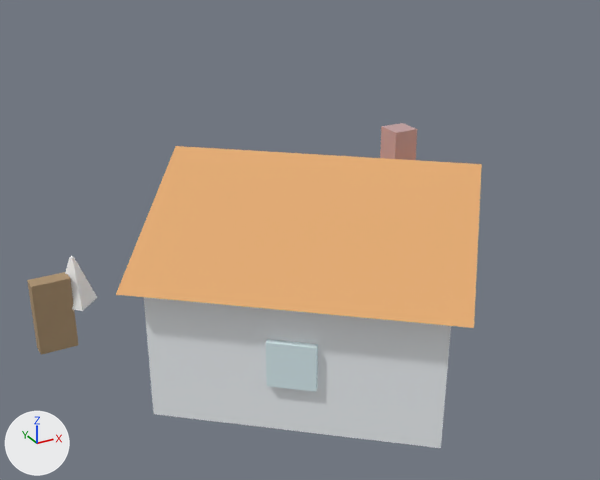
One commit to the glTF model village/house_hermes.glb: the scene before it, then after it.
Both versions are drawn from a camera (50 mm lens) standing at (-8.89, -15.09, 10.43) and looking at (-0.7, -0.19, 2.98). Lighting does not change. The marker at lower left points along +X, +Y and +Z. The first picture is the older version. Where no turn or scale is listed for an object, it has been applied to the vertices.

The first picture shows 'hermes_atap.001', 'hermes_cerobong.001', 'hermes_dinding.001', 'hermes_jendela_-1.001', 'hermes_rak_kiri.001', 'hermes_sayap_kiri.001'.
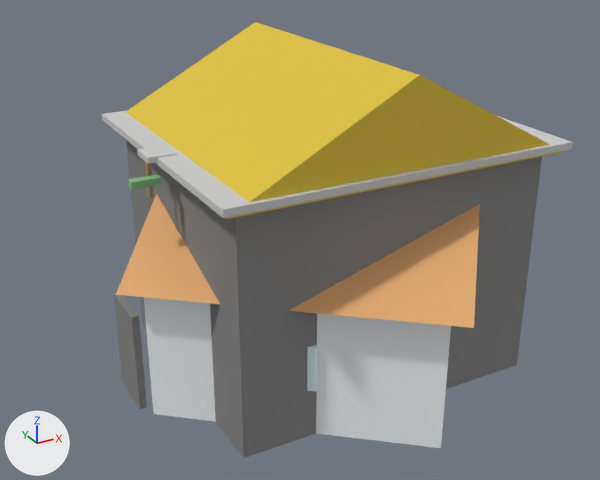
Pixel boxes [x1, y1, x2, y2] of what changed, in the pictures (600 x 480 px):
'hermes_dinding.003', added: after [126, 140, 542, 458]
'hermes_atap.003', added (yellow): after [126, 22, 563, 219]
'hermes_landing.001', added: after [102, 111, 573, 218]
'hermes_rak_kiri.001', deleted (beige): before [27, 272, 78, 355]
'hermes_pintu_samping.001', added: after [113, 293, 147, 409]
'hermes_sayap_kiri.001', deleted: before [65, 256, 97, 311]
'hermes_landing_tebing.001', added: after [137, 145, 177, 164]
'hermes_papan.001', added: after [128, 174, 162, 190]
'hermes_tiang_surat.001', added: after [145, 162, 153, 198]
'hermes_atap.001', unchanged, covered by the edit: before [116, 146, 482, 328]; after [116, 194, 480, 328]
'hermes_jendela_-1.001', unchanged, covered by the edit: before [266, 339, 318, 392]; after [307, 344, 318, 392]
'hermes_cerobong.001', unchanged, covered by the edit: before [380, 123, 417, 160]

The change, as a diff of the scene's bpy script:
```diff
--- a/village/house_hermes.glb.py
+++ b/village/house_hermes.glb.py
@@ mat_daun @@
+mat_daun = principled_material('daun')
+mat_daun.base_color = (0.227, 0.478, 0.227)  # green #83b883
+mat_daun.roughness = 0.85
@@ mat_besi @@
+mat_besi = principled_material('besi')
+mat_besi.base_color = (0.227, 0.227, 0.227)  # grey #838383
+mat_besi.roughness = 0.85
@@ mat_batu @@
+mat_batu = principled_material('batu')
+mat_batu.base_color = (0.604, 0.604, 0.604)  # light grey #cccccc
+mat_batu.roughness = 0.85
@@ mat_atap @@
+mat_atap = principled_material('atap')
+mat_atap.base_color = (0.722, 0.525, 0.0431)  # yellow #ddc03b
+mat_atap.roughness = 0.85
@@ me_cube_734 @@
+me_cube_734.from_pydata(...)  # a box spanning x -0.3..0.3, y -0.1..0.1, z -0.075..0.075
+me_cube_734.materials.append(mat_daun)  # green #83b883
@@ me_cylinder_492 @@
+me_cylinder_492.from_pydata(...)  # a 12-sided cylinder along z spanning x -0.06..0.06, y -0.06..0.06, z -0.45..0.45
+me_cylinder_492.materials.append(mat_rak)  # beige #ad9371
@@ me_cube_732 @@
+me_cube_732.from_pydata(...)  # a box spanning x -0.08..0.08, y -0.6..0.6, z -1.1..1.1
+me_cube_732.materials.append(mat_besi)  # grey #838383
@@ me_cube_730 @@
+me_cube_730.from_pydata(...)  # a box spanning x -0.3..0.3, y -0.3..0.3, z -0.06..0.06
+me_cube_730.materials.append(mat_batu)  # light grey #cccccc
@@ me_cube_729 @@
+me_cube_729.from_pydata(...)  # a box spanning x -3.9..3.9, y -3.4..3.4, z -0.08..0.08
+me_cube_729.materials.append(mat_batu)  # light grey #cccccc
@@ me_hermes_atap_mesh_005 @@
+me_hermes_atap_mesh_005.from_pydata([(-3.8, -3.3, 0.0), (3.8, -3.3, 0.0), (3.8, 3.3, 0.0), (-3.8, 3.3, 0.0), (0.0, -3.3, 2.0), (0.0, 3.3, 2.0)], [], [(0, 1, 4), (2, 3, 5), (1, 2, 5), (1, 5, 4), (3, 0, 4), (3, 4, 5), (0, 3, 2), (0, 2, 1)])
+me_hermes_atap_mesh_005.materials.append(mat_atap)  # yellow #ddc03b
@@ me_cube_728 @@
+me_cube_728.from_pydata(...)  # a box spanning x -3.5..3.5, y -3.0..3.0, z -2.6..2.6
+me_cube_728.materials.append(mat_besi)  # grey #838383
@@ ob_hermes_rak_kiri_001 @@
-ob_hermes_rak_kiri_001 = bpy.data.objects.new('hermes_rak_kiri.001', me_cube_467)
-ob_hermes_rak_kiri_001.location = (-5.63, 2.99, 0.9)
@@ ob_hermes_sayap_kiri_001 @@
-ob_hermes_sayap_kiri_001 = bpy.data.objects.new('hermes_sayap_kiri.001', me_cone_218)
-ob_hermes_sayap_kiri_001.location = (-5.03, 3.09, 1.6)
@@ ob_hermes_papan_001 @@
+ob_hermes_papan_001 = bpy.data.objects.new('hermes_papan.001', me_cube_734)
+ob_hermes_papan_001.location = (-4.2, -0.35, 5.0)
@@ ob_hermes_tiang_surat_001 @@
+ob_hermes_tiang_surat_001 = bpy.data.objects.new('hermes_tiang_surat.001', me_cylinder_492)
+ob_hermes_tiang_surat_001.location = (-4.0, 0.0, 5.0)
@@ ob_hermes_pintu_samping_001 @@
+ob_hermes_pintu_samping_001 = bpy.data.objects.new('hermes_pintu_samping.001', me_cube_732)
+ob_hermes_pintu_samping_001.location = (-4.7, 0.0, 1.2)
@@ ob_hermes_landing_tebing_001 @@
+ob_hermes_landing_tebing_001 = bpy.data.objects.new('hermes_landing_tebing.001', me_cube_730)
+ob_hermes_landing_tebing_001.location = (-3.8, 0.0, 5.4)
@@ ob_hermes_landing_001 @@
+ob_hermes_landing_001 = bpy.data.objects.new('hermes_landing.001', me_cube_729)
+ob_hermes_landing_001.location = (0.0, 0.0, 5.35)
@@ ob_hermes_atap_003 @@
+ob_hermes_atap_003 = bpy.data.objects.new('hermes_atap.003', me_hermes_atap_mesh_005)
+ob_hermes_atap_003.location = (0.0, 0.0, 5.2)
@@ ob_hermes_dinding_003 @@
+ob_hermes_dinding_003 = bpy.data.objects.new('hermes_dinding.003', me_cube_728)
+ob_hermes_dinding_003.location = (0.0, 0.0, 2.6)
```
